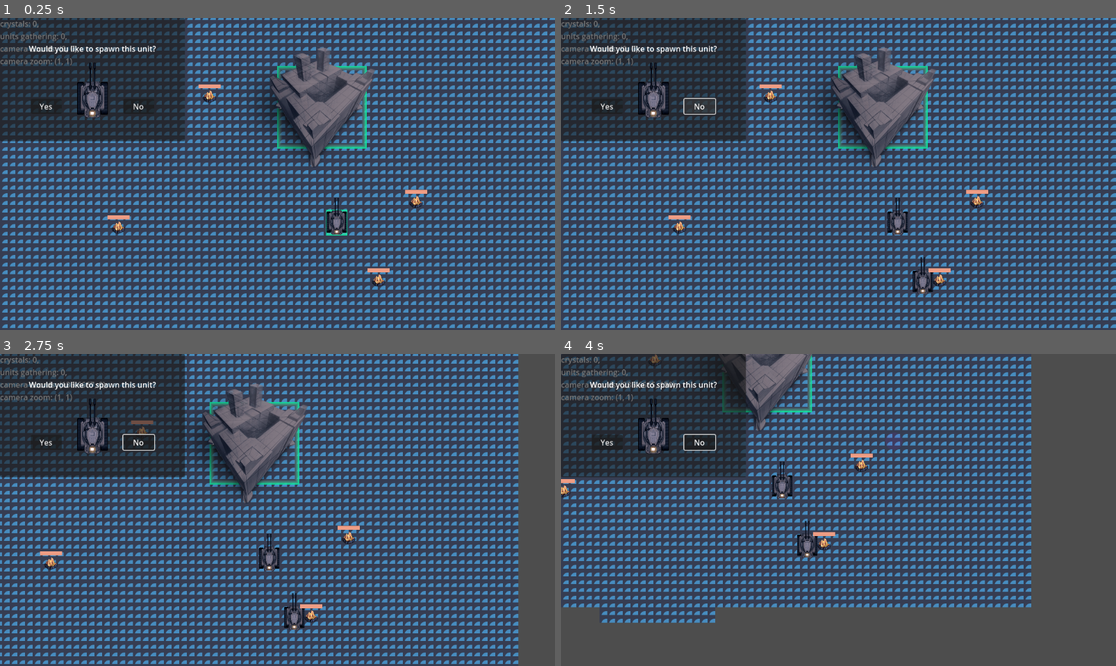
Above: before the commit, frames 1-4 (two rows, left to right).
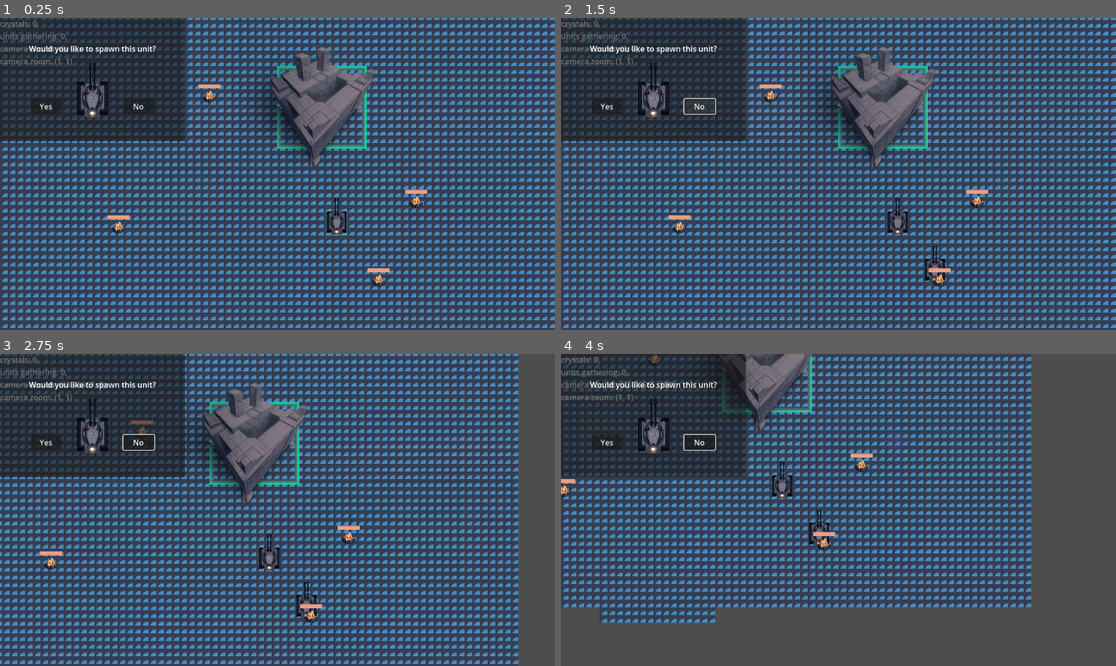
Above: after the commit, the same moments.

Repository: OleksandrLevchuk/godot4-rts
Game: Godot game, scene res://world.tscn
Two runs of this game, one before a commit and one after it. Both use one fixed random seed, a clock stepped at 60 frames per second and the inputs below. The engine's default icon, where the game draws it, is replaced by a stand-in: a white triangle on a blue panel in a dark square.
Inputs (mouse positions are in pixels of both pictures, inside the frame that each line leads up to):
- Up to frame 1 (0.25 s): no input
- Up to frame 2 (1.5 s): click "Yes" at 0.5 s; click "No" at 1.25 s
- Up to frame 3 (2.75 s): move the mouse to (399, 494) at 2.02 s; hold Right (ui_right) from 2.03 s (still down); click (399, 494) at 2.1 s
- Up to frame 4 (4 s): move the mouse to (727, 525) at 2.77 s; release Right (ui_right) at 2.78 s; hold Down (ui_down) 2.78-3.53 s; click (727, 525) at 2.85 s; move the mouse to (894, 441) at 3.52 s; hold Right (ui_right) from 3.53 s (still down); hold Right mouse button (right_click) from 3.53 s (still down); click (894, 441) at 3.8 s

The runs differ from the first frame. In frame 1, less than 0.1% of the frame differs, in the area x 58-63%, y 61-70%; in frame 2, 0.4%, in the area x 63-70%, y 73-89%; in frame 3, 0.4%; in frame 4, 0.4%.

Commit message:
fixed units spawning on top of one another
a bit of a hack tho. 48 hours total.
it turns out that in python, you can loop to infinity... that's quite amazing
for i in INF:

Diff:
--- a/spawn_unit.gd
+++ b/spawn_unit.gd
@@ -1,12 +1,24 @@
 extends Node2D
 
-@onready var unit = preload("res://tank.tscn")
+@onready var unit_scene = preload("res://tank.tscn")
+
+func area_is_free(origin, radius):
+	var area = Rect2(origin,Vector2.ZERO).grow(radius)
+	for unit in get_tree().get_nodes_in_group('units'):
+		if area.has_point(unit.position): return false
+	return true
+
+func find_free_spot_at(area_center):
+	const area_size = 40
+	for offset in INF: # to infinity and beyond!
+		var point = area_center + offset * Vector2(randf()*2-1,randf()*2-1)
+		if area_is_free(point, area_size): return point
 
 func _on_yes_pressed():
 	var unit_path = get_tree().get_root().get_node('world/units')
-	var unit1 = unit.instantiate()
-	unit1.position = Vector2(200,200) + Vector2( randi()%100-50, randi()%100-50 )
-	unit_path.add_child(unit1)
+	var unit = unit_scene.instantiate()
+	unit.position = find_free_spot_at(Vector2(200,200))
+	unit_path.add_child(unit)
 
 func _on_no_pressed():
 	pass # Replace with function body.
--- a/tank.tscn
+++ b/tank.tscn
@@ -8,10 +8,10 @@
 
 [sub_resource type="StyleBoxFlat" id="StyleBoxFlat_ujj1i"]
 bg_color = Color(0.6, 0.6, 0.6, 0)
-border_width_left = 11
-border_width_top = 11
-border_width_right = 11
-border_width_bottom = 11
+border_width_left = 2
+border_width_top = 2
+border_width_right = 2
+border_width_bottom = 2
 border_color = Color(0, 0.945098, 0.627451, 1)
 border_blend = true
 
@@ -53,7 +53,7 @@
 "drive": SubResource("Animation_jhrpe")
 }
 
-[node name="CharacterBody2D" type="CharacterBody2D"]
+[node name="tank" type="CharacterBody2D"]
 rotation = -1.5708
 motion_mode = 1
 script = ExtResource("1_rodqq")
--- a/world.gd
+++ b/world.gd
@@ -1,10 +1,8 @@
 extends Node2D
 
-var units = []
 var selection_start
 
 func _ready():
-	units = get_tree().get_nodes_in_group('units')
 	Game.spawn_unit()
 
 func _input(event):
@@ -14,5 +12,5 @@
 		selection_start = get_global_mouse_position()
 	elif Input.is_action_just_released('left_click'):
 		var selection_rect = Rect2(selection_start,Vector2.ZERO).expand(get_global_mouse_position())
-		for unit in units:
+		for unit in get_tree().get_nodes_in_group('units'):
 			unit.set_selected(selection_rect.has_point(unit.position))
